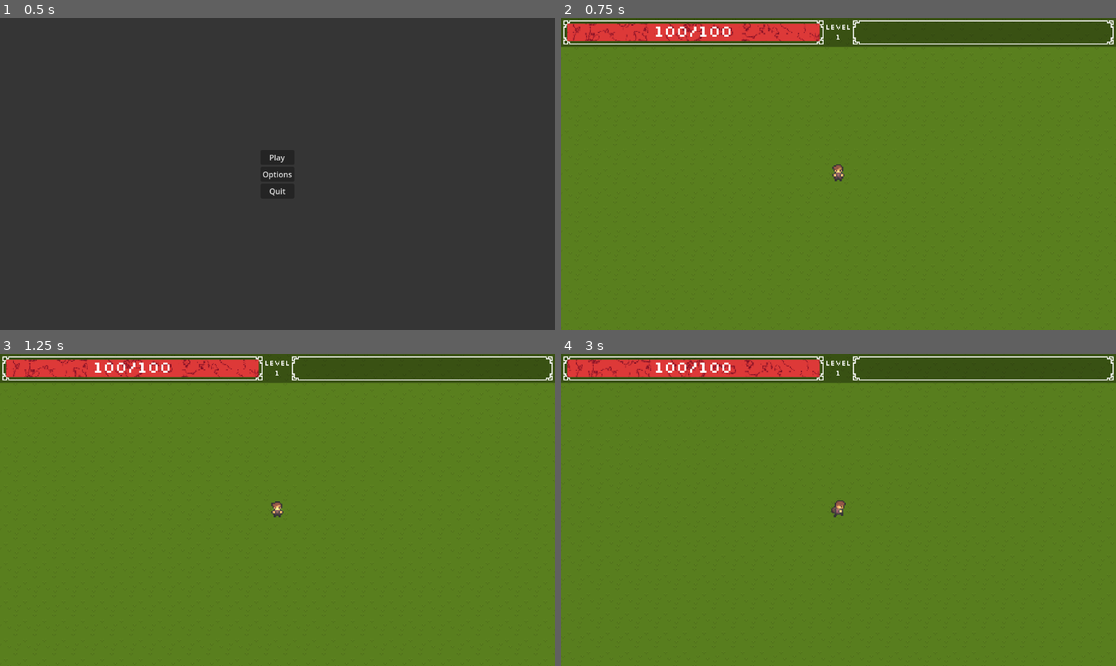
Above: before the commit, frames 1-4 (two rows, left to right).
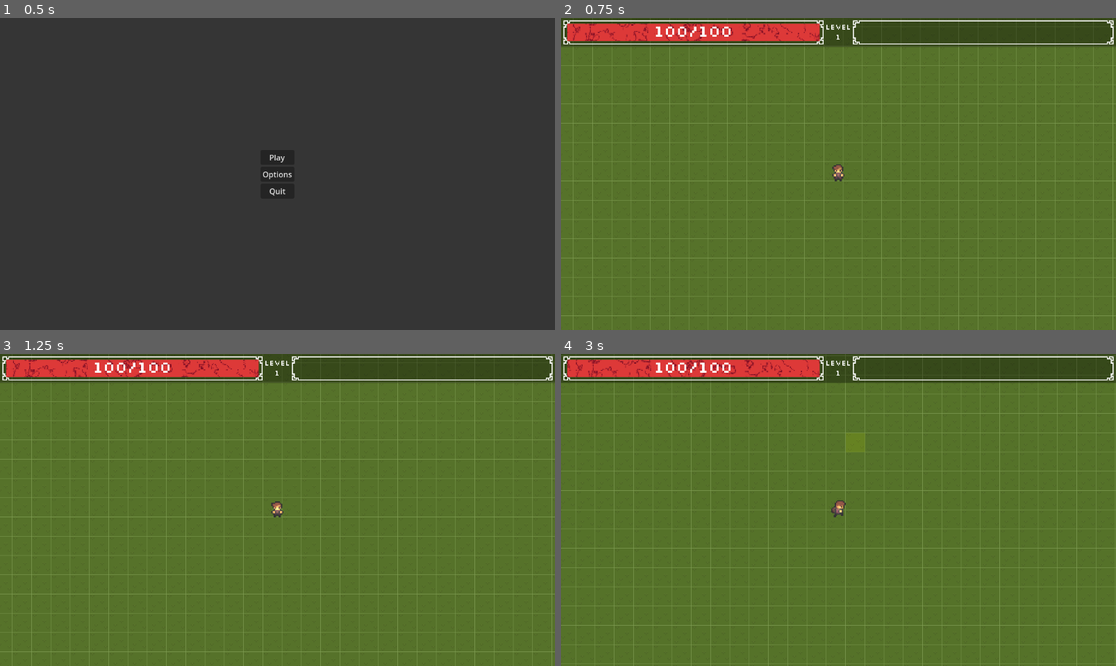
Above: after the commit, the same moments.

Repository: AlexFlasch/survivor-farm
Game: Godot game, scene res://scenes/levels/MainMenu.tscn
Two runs of this game, one before a commit and one after it. Both use one fixed random seed, a clock stepped at 60 frames per second and the inputs below.
Inputs (mouse positions are in pixels of both pictures, inside the frame that each line leads up to):
- Up to frame 1 (0.5 s): no input
- Up to frame 2 (0.75 s): click "Play" at 0.5 s
- Up to frame 3 (1.25 s): no input
- Up to frame 4 (3 s): tap Enter at 1.25 s; move the mouse to (960, 494) at 1.27 s; hold D (move_right) 1.28-2.03 s; move the mouse to (727, 525) at 2.02 s; hold S (move_down) 2.03-2.78 s; move the mouse to (894, 441) at 2.77 s; hold D (move_right) from 2.78 s (still down)

Frame 1 is identical in both runs. In frame 2, 5.8% of the frame differs, in the area x 0-100%, y 0-100%; in frame 3, 5.8%; in frame 4, 5.8%.

Commit message:
Ground grid (#14)
* feat: attempting to draw a square on the ground

* feat: add grid

* feat: add hover effect for grid cells

---------

Co-authored-by: Brandon Tom <brandon@geocaching.com>

Diff:
--- a/scenes/levels/World.tscn
+++ b/scenes/levels/World.tscn
@@ -1,6 +1,7 @@
-[gd_scene load_steps=9 format=4 uid="uid://dnuos85rsws6n"]
+[gd_scene load_steps=10 format=4 uid="uid://dnuos85rsws6n"]
 
 [ext_resource type="TileSet" uid="uid://bw74o4f1m48c5" path="res://resources/tilesets/FarmTileset.tres" id="1_v31nu"]
+[ext_resource type="Script" uid="uid://bfcc1ly536bt0" path="res://scenes/levels/ground.gd" id="2_nhw2q"]
 [ext_resource type="PackedScene" uid="uid://byigjt33mk7ib" path="res://scenes/entities/Player/Player.tscn" id="2_sgwbd"]
 [ext_resource type="Script" uid="uid://xfp6xjuqjvec" path="res://scenes/levels/day_night_cycle.gd" id="3_efo0y"]
 [ext_resource type="PackedScene" uid="uid://b0imqsniiwk8a" path="res://scenes/utilities/enemy_spawner.tscn" id="4_ps7a7"]
@@ -27,10 +28,13 @@
 [node name="World" type="Node2D"]
 
 [node name="Ground" type="TileMapLayer" parent="."]
+modulate = Color(1, 1, 1, 0.74902)
+show_behind_parent = true
 use_parent_material = true
 tile_map_data = PackedByteArray("AAAAAAEAAAAGAAEAAAABAAEAAAAGAAEAAAACAAEAAAAGAAEAAAADAAEAAAAGAAEAAAAEAAEAAAAGAAEAAAAFAA …(46000 unchanged characters)…
 tile_set = ExtResource("1_v31nu")
 collision_enabled = false
+script = ExtResource("2_nhw2q")
 
 [node name="Borders" type="TileMapLayer" parent="."]
 use_parent_material = true
--- /dev/null
+++ b/scenes/levels/ground.gd
@@ -0,0 +1,36 @@
+extends TileMapLayer
+
+@export var grid_color : Color = Color(1, 1, 1, 1)
+@export var hover_color: Color = Color(1, 1, 0, 0.5)  # Yellow with 50% transparency
+@onready var grid_spacing : int = get_tile_set().get_tile_size().x
+var hovered_cell: Vector2i = Vector2i(-1, -1)  # Invalid cell by default
+
+func _input(event: InputEvent) -> void:
+	if event is InputEventMouseMotion:
+		# Get the local mouse position (relative to this node).
+		var local_mouse_pos: Vector2 = get_local_mouse_position()
+		# Convert the mouse position to cell coordinates.
+		hovered_cell.x = int(local_mouse_pos.x / grid_spacing)
+		hovered_cell.y = int(local_mouse_pos.y / grid_spacing)
+
+func _draw() -> void:
+	var bounds: Rect2i = get_used_rect()
+	# Draw vertical grid lines
+	for x in range(bounds.position.x, bounds.position.x + bounds.size.x + 1):
+		var start: Vector2 = Vector2(x * grid_spacing, bounds.position.y * grid_spacing)
+		var end: Vector2   = Vector2(x * grid_spacing, (bounds.position.y + bounds.size.y) * grid_spacing)
+		draw_line(start, end, grid_color)
+
+	# Draw horizontal grid lines
+	for y in range(bounds.position.y, bounds.position.y + bounds.size.y + 1):
+		var start: Vector2 = Vector2(bounds.position.x * grid_spacing, y * grid_spacing)
+		var end: Vector2   = Vector2((bounds.position.x + bounds.size.x) * grid_spacing, y * grid_spacing)
+		draw_line(start, end, grid_color)
+
+	# Draw a filled rectangle over the cell being moused over (if valid)
+	if hovered_cell.x >= 0 and hovered_cell.y >= 0:
+		var rect: Rect2 = Rect2(hovered_cell.x * grid_spacing, hovered_cell.y * grid_spacing, grid_spacing, grid_spacing)
+		draw_rect(rect, hover_color, true)
+
+func _process(delta: float) -> void:
+	queue_redraw()
--- a/scripts/GameManager.gd
+++ b/scripts/GameManager.gd
@@ -32,6 +32,7 @@
 var current_sprite: SpriteFrames
 var player = null
 var moon_phase: MoonPhase = MoonPhase.FULL
+var ground: Node = null
 
 func _set_player_health(new_health: int) -> void:
 	player_health = new_health
@@ -62,6 +63,12 @@
 
 func set_player(p: Node2D) -> void:
 	player = p
+
+func set_ground(ground_node: Node) -> void:
+	ground = ground_node
+
+func get_ground() -> Node:
+	return ground
 
 func is_game_active() -> bool:
 	return game_running and not is_game_paused
Not shown, added: scenes/levels/ground.gd.uid
